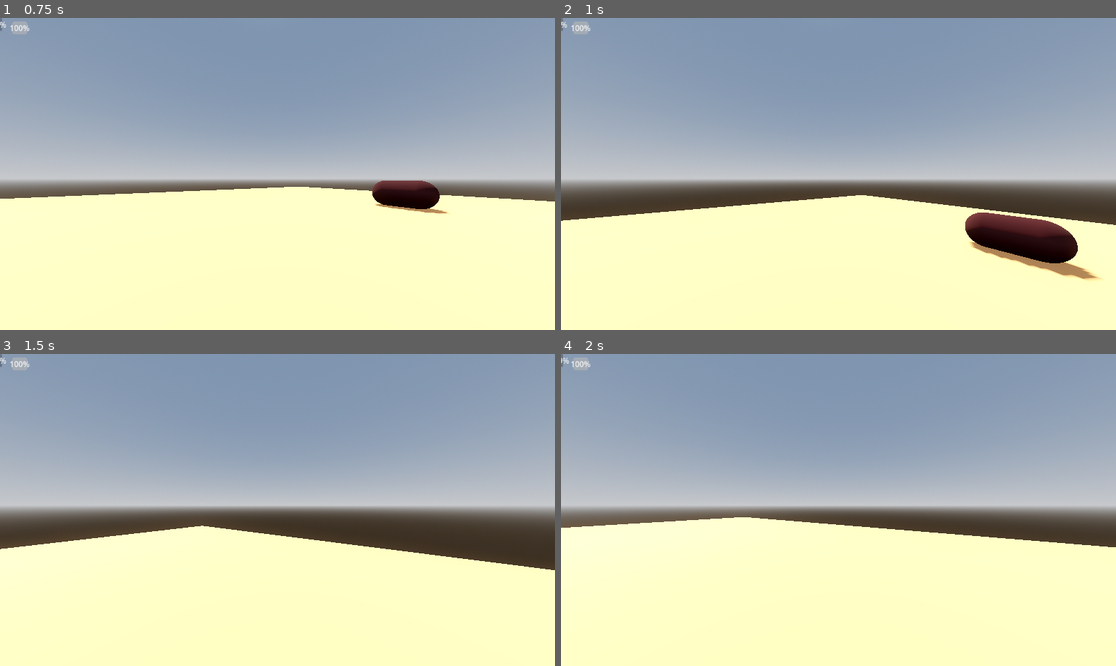
Above: before the commit, frames 1-4 (two rows, left to right).
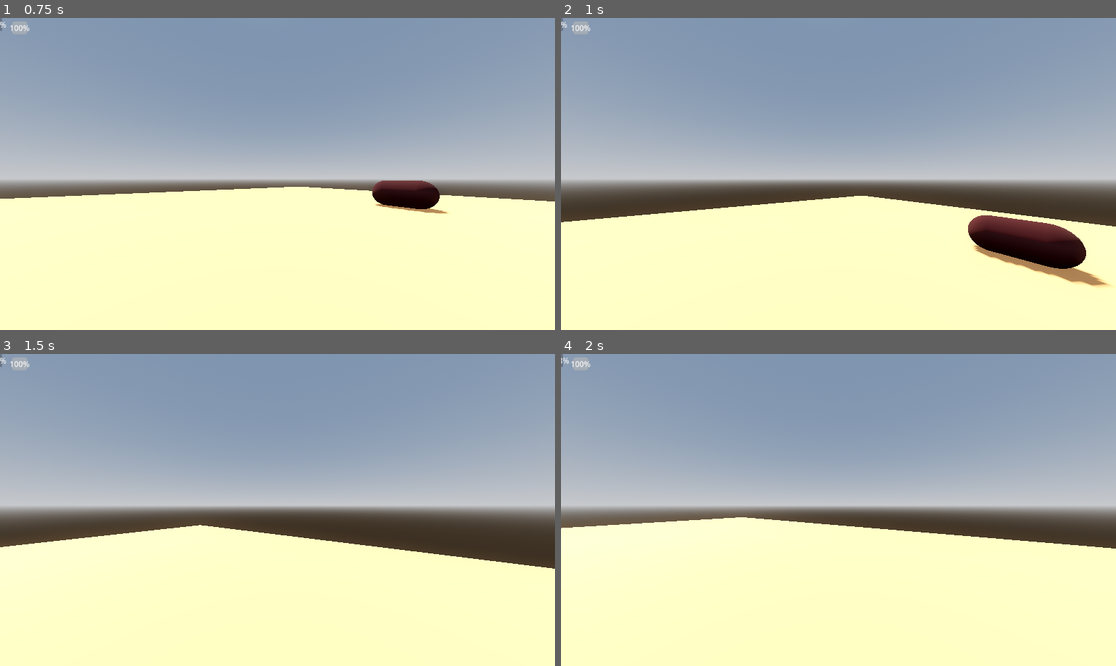
Above: after the commit, the same moments.

Repository: lungcollapser/record
Game: Godot game, scene res://scenes/world.tscn
The game is run twice, just before and just after one commit, with the same random seed, the same clock (stepped at 60 frames per second) and the same inputs.
Inputs (mouse positions are in pixels of both pictures, inside the frame that each line leads up to):
- Up to frame 1 (0.75 s): tap Enter (ui_accept) at 0.5 s; move the mouse to (305, 174) at 0.52 s; hold W (forward) from 0.53 s (still down); hold Ctrl (crouch) from 0.53 s (still down)
- Up to frame 2 (1 s): keep holding W (forward); keep holding Ctrl (crouch); tap Enter (ui_accept) at 0.77 s; tap R (grind) at 0.8 s
- Up to frame 3 (1.5 s): keep holding W (forward); move the mouse to (249, 510) at 1.27 s; release Ctrl (crouch) at 1.28 s; tap R (grind) at 1.35 s
- Up to frame 4 (2 s): keep holding W (forward); tap Enter (ui_accept) at 1.52 s; tap Shift (sprint) at 1.55 s

Frame 1 is identical in both runs. In frame 2, 1.5% of the frame differs, in the area x 0-100%, y 56-87%; in frame 3, 0.4%; in frame 4, 0.2%.
Error before the commit: Invalid call. Nonexistent function 'queue_free' in base 'Nil'. (res://scripts/playerbody.gd:48)

Commit message:
can no longer crouch while sprinting
also max endurance doesn't go down unless endurance check is true

Diff:
--- a/scripts/playerbody.gd
+++ b/scripts/playerbody.gd
@@ -44,7 +44,7 @@
 
 func _physics_process(delta: float) -> void:
 
-	if Input.is_action_just_pressed("grind"):
+	if Input.is_action_just_pressed("grind") and picked_up_object != null:
 		picked_up_object.queue_free()
 
 
@@ -59,22 +59,23 @@
 		elif picked_up_object != null:
 			drop_object()
 
-	if Input.is_action_pressed("sprint"):
-		max_endurance -= 0.3
+	if Input.is_action_pressed("sprint") and endurance_check == true:
+		max_endurance -= 0.5
 		StaminaBar.value = max_endurance
 		print(max_endurance)
 	if max_endurance < 100:
 		max_endurance += 0.1
 		print(max_endurance)
 
-	if max_endurance >= 0:
+	if max_endurance > 0:
 		endurance_check = true
 	else:
 		endurance_check = false
 
-	if Input.is_action_just_pressed("crouch"):
+	if Input.is_action_pressed("crouch"):
 		head.position.y = -0.3
-	if Input.is_action_just_released("crouch"):
+		endurance_check = false
+	else:
 		head.position.y = 0
 
 	# Add the gravity.
